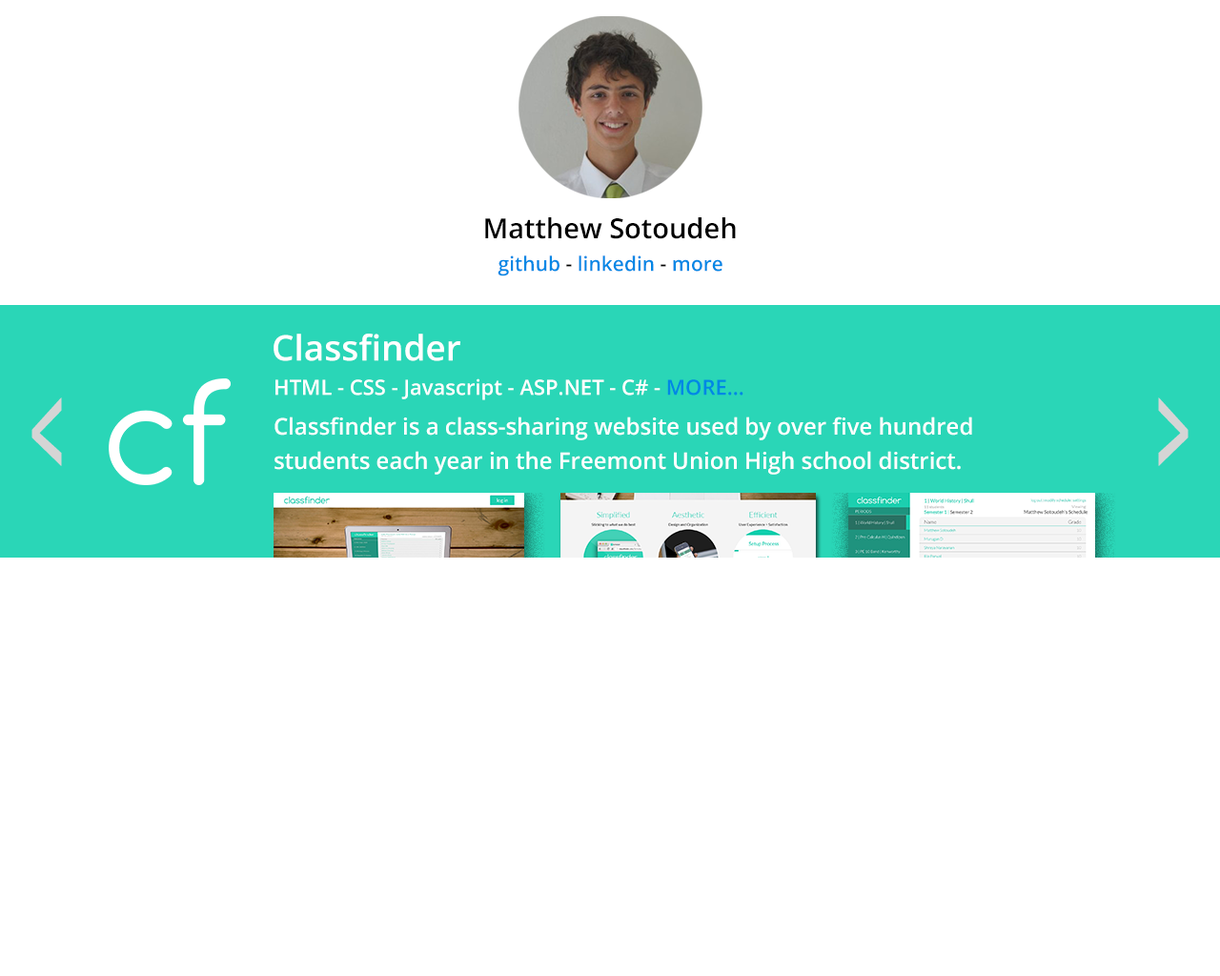
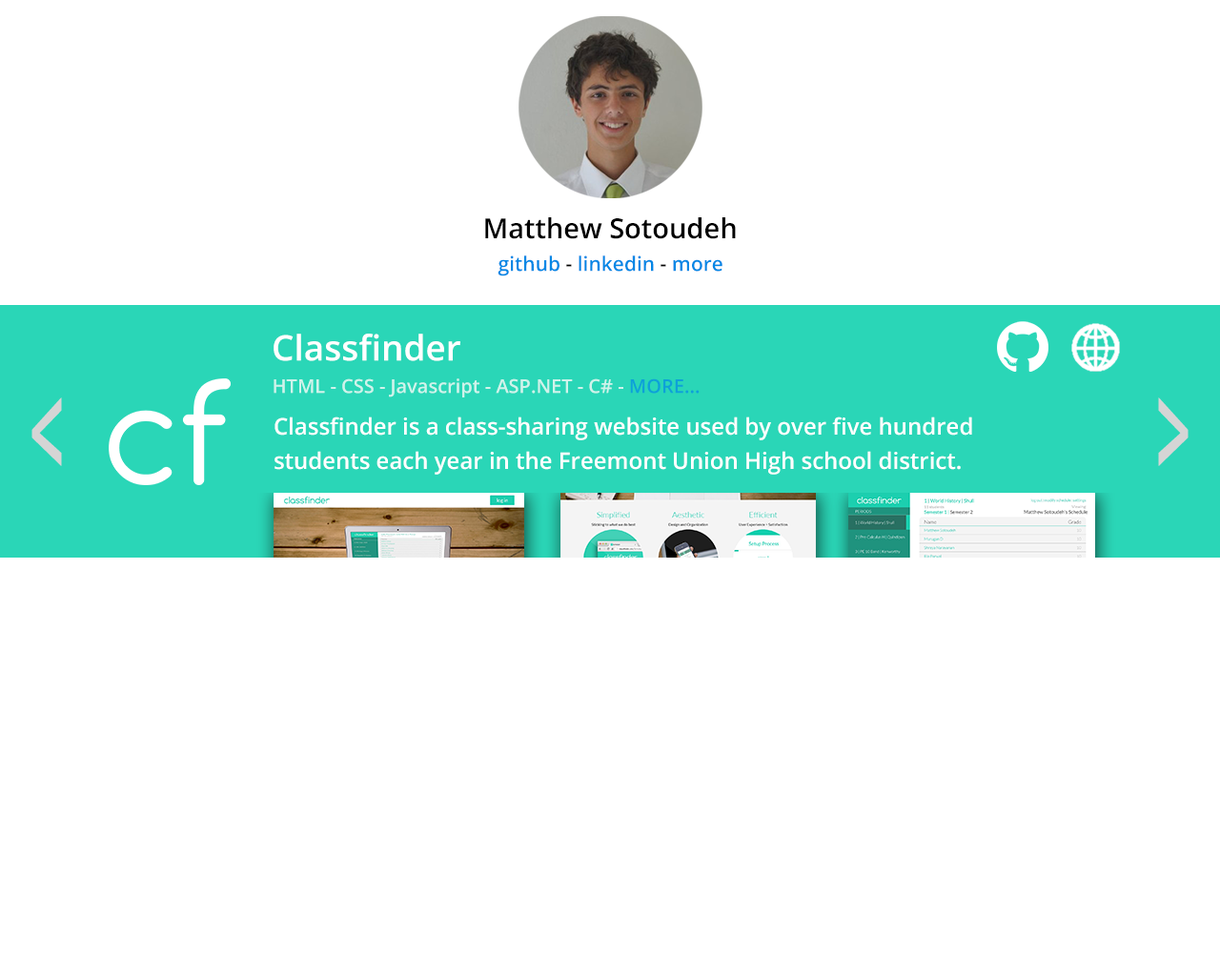
Before/after of a (1220, 976) layered artwork. What changed in the layer stack:
added group "Links" with 2 layers in group "Recent" over [997, 321, 1121, 372]
added layer "Github.Light" in group "Links" over [997, 321, 1049, 372]
added layer "Web.Light" in group "Links" over [1071, 323, 1121, 372]
"Languages": opacity 100% → 70%, painted on it over [273, 378, 744, 401]
